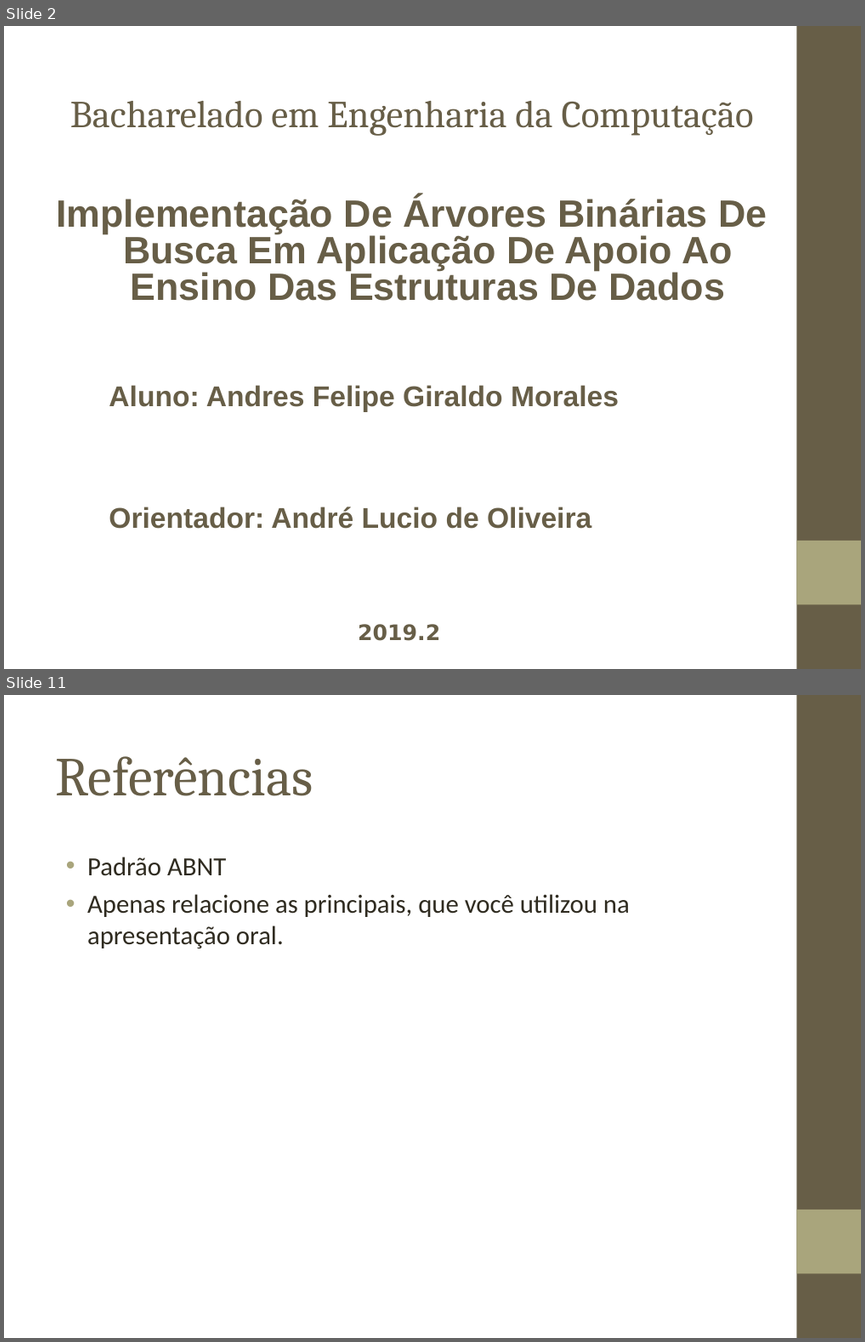
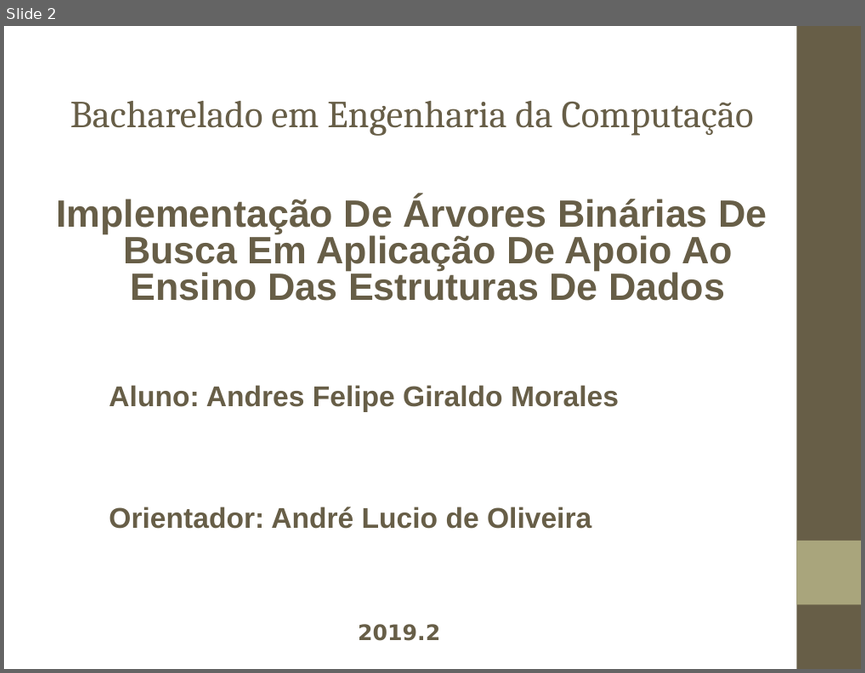
Before and after one commit to andresklr/monografia1902, a slide deck: Texto/Apresentação/Monografia 1902.ppt. Shown one above the other, each under a label of ours: slides 2 and 11 before the commit, slide 2 after it; the slides between them are not shown. The pictures are 865x1342 and 865x673 pixels, drawn with LibreOffice and Linux fonts; fonts in the diff are those of the drawing; background and template pictures are left out. Boxes give left, top, right and bottom in pixels: in the first picture for what was removed or moved away, otherwise in the second. Text is boxed around its words. In the diff, an @@ line names an element or a change of style, - is before the commit and + after.

```diff
--- a/Texto/Apresentação/Monografia 1902.ppt
+++ b/Texto/Apresentação/Monografia 1902.ppt
@@ slide 11 removed at (4,695,861,1338), background picture (left out); not listed: 2 template elements that a slide beside it also shows @@
@@ title removed at (55,756,313,796) @@
-Referências
@@ text removed at (87,857,630,948) @@
-• Padrão ABNT
-• Apenas relacione as principais, que você utilizou na apresentação oral.
```
Also in this commit, not shown: 1 slide changed, 9 slides added, 7 other slides removed, 3 other files.
